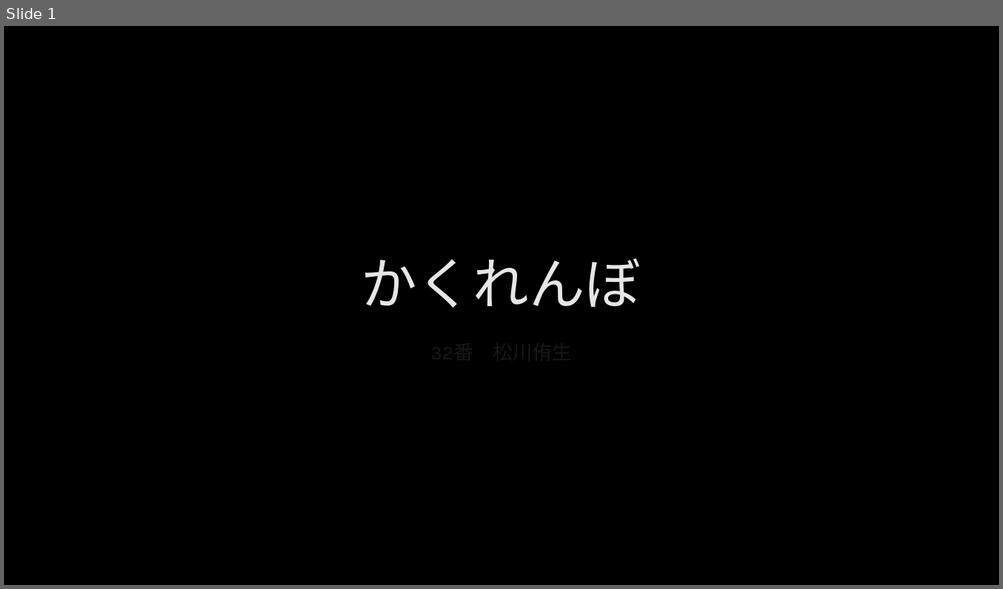
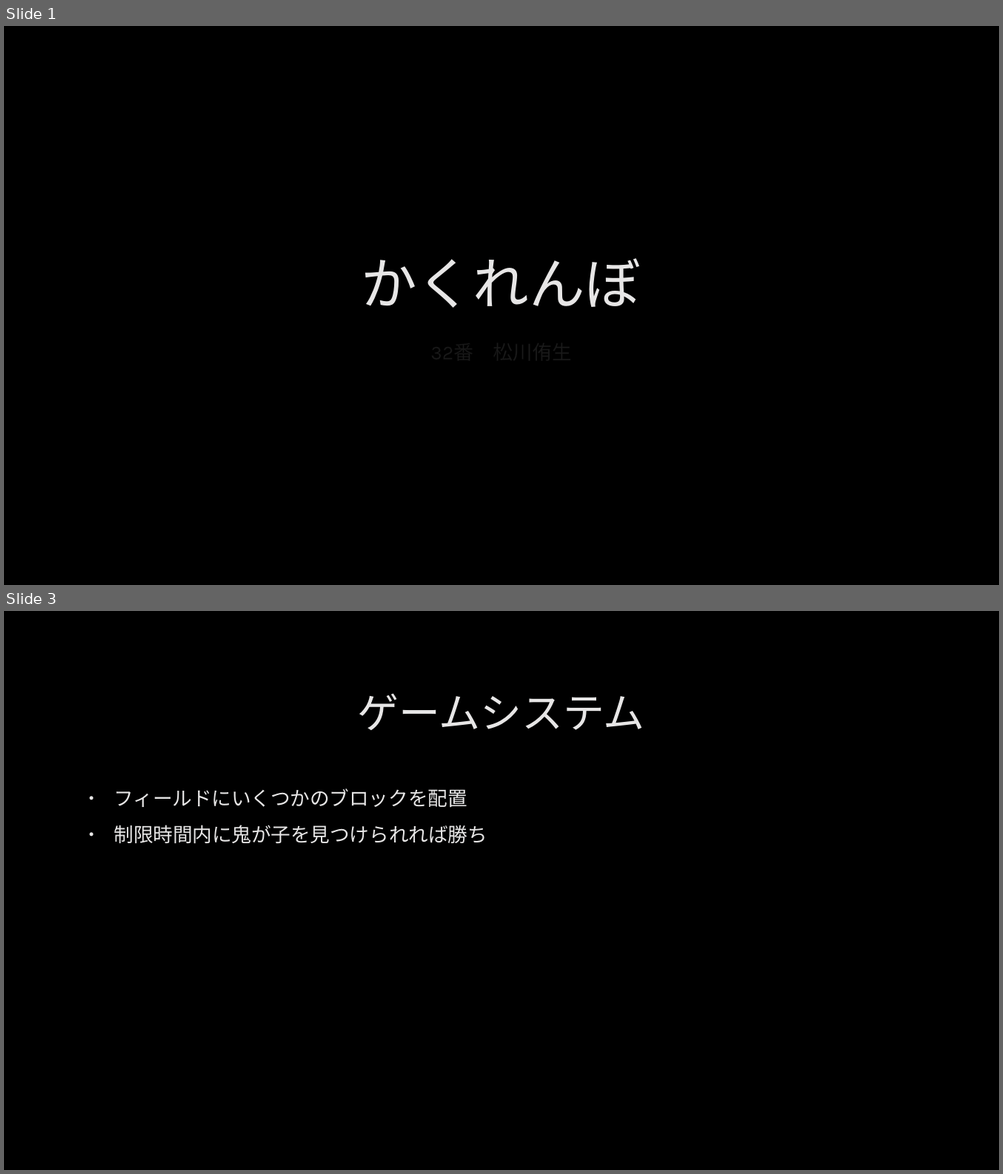
Before and after one commit to hamukawa0406/CG, a slide deck: freeProduction.pptx. Shown one above the other, each under a label of ours: slide 1 before the commit, slides 1 and 3 after it; the slides between them are not shown. The pictures are 1003x589 and 1003x1174 pixels, drawn with LibreOffice and Linux fonts; fonts in the diff are those of the drawing; background and template pictures are left out. Boxes give left, top, right and bottom in pixels: in the first picture for what was removed or moved away, otherwise in the second. Text is boxed around its words. In the diff, an @@ line names an element or a change of style, - is before the commit and + after.

```diff
--- a/freeProduction.pptx
+++ b/freeProduction.pptx
@@ slide 3 added at (x1=4, y1=611, x2=999, y2=1170), background picture (left out) @@
@@ title added at (x1=357, y1=693, x2=644, y2=730), 40 pt, text #E7E6E6 @@
+ゲームシステム
@@ text added at (x1=114, y1=789, x2=487, y2=844), 19 pt, text #E7E6E6 @@
+• フィールドにいくつかのブロックを配置
+• 制限時間内に鬼が子を見つけられれば勝ち
```
Also in this commit, not shown: 3 other slides added, 3 other files.
